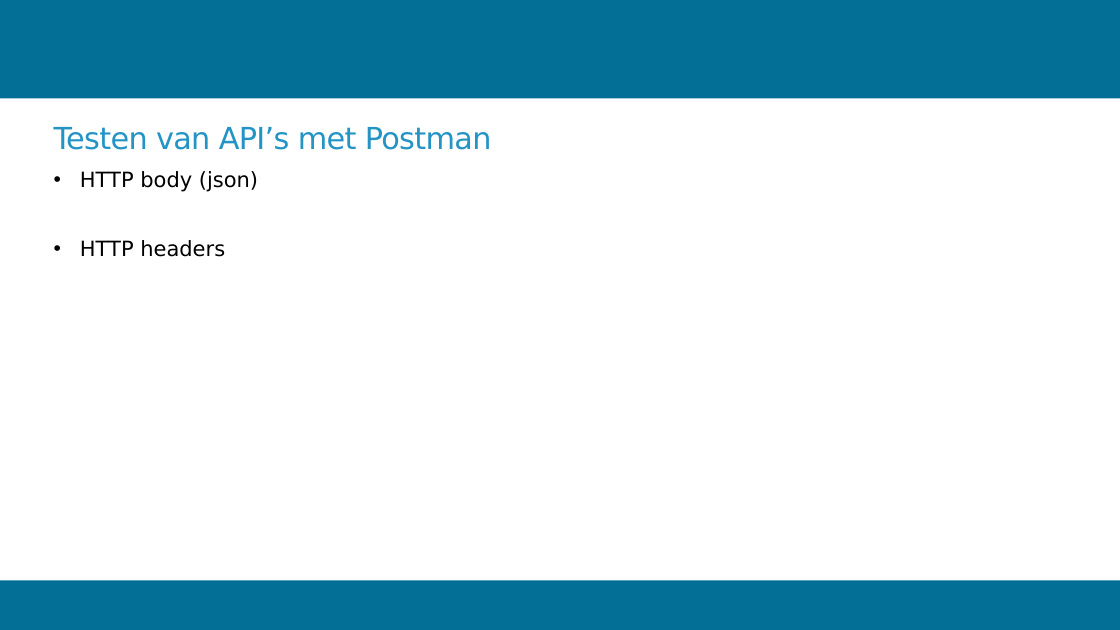
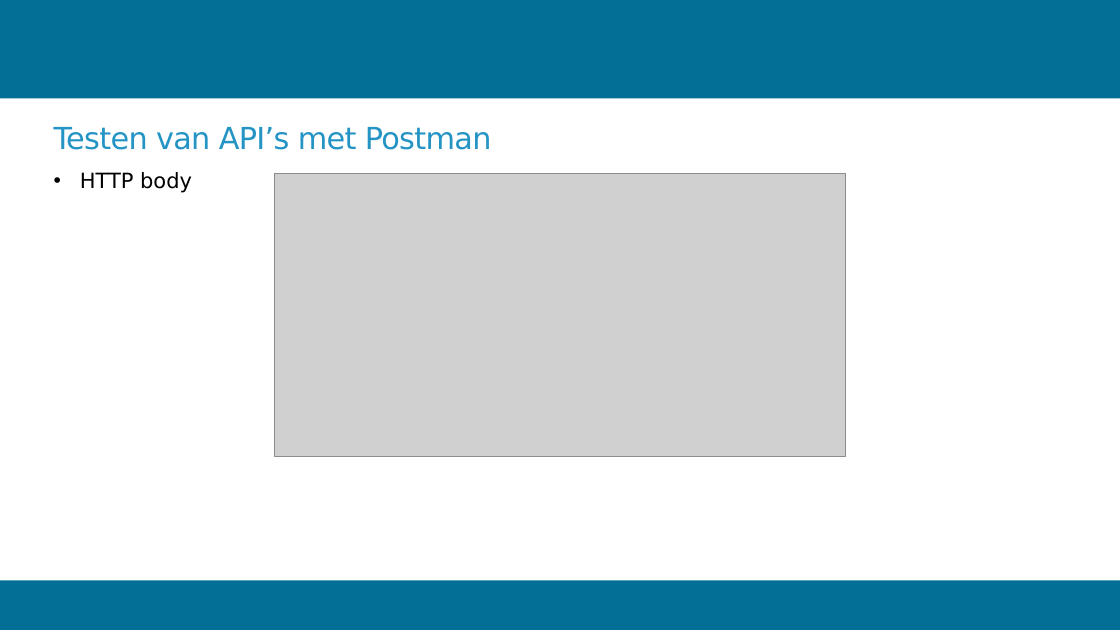
Before and after one commit to feddevanderlist/workshop, a slide deck: slide 9 of extraResources/Workshops-week3.pptx (slide 7 before the commit). Drawn at 1120x630 pixels with LibreOffice and Linux fonts; fonts in the diff are those of the drawing; grey boxes stand for pictures; background and template pictures are left out. Boxes give left, top, right and bottom in pixels: in the first picture for what was removed or moved away, otherwise in the second. Text is boxed around its words. In the diff, an @@ line names an element or a change of style, - is before the commit and + after.

```diff
--- a/extraResources/Workshops-week3.pptx
+++ b/extraResources/Workshops-week3.pptx
@@ text at (80, 172, 192, 193): text changed @@
-• HTTP body (json)
-• HTTP headers
+• HTTP body
@@ picture added at (275, 174, 846, 457) @@
```
Also in this commit, not shown: 1 other slide changed, 5 slides added, 4 other files.
